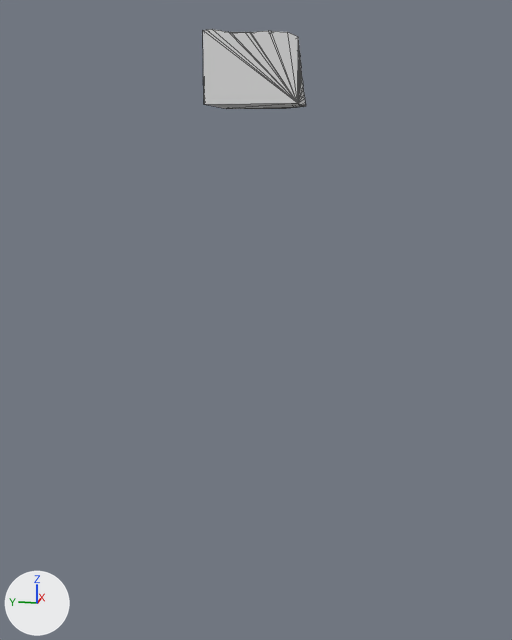
Two versions of the glTF model assets/terrain/surface_pieces/surf_39_8.glb, one commit apart.
Before and after are seen from a 50 mm lens placed at (47.0, 59.6, -12.1), pointed at (87.7, 67.7, -22.3). Every picture has the same lights, and +X, +Y and +Z are marked at lower left. The older version comes first. Mesh edges are drawn as thin lines. Where no turn or scale is listed for an object, it has been applied to the vertices.

In view in the first picture: 'geometry_0'.
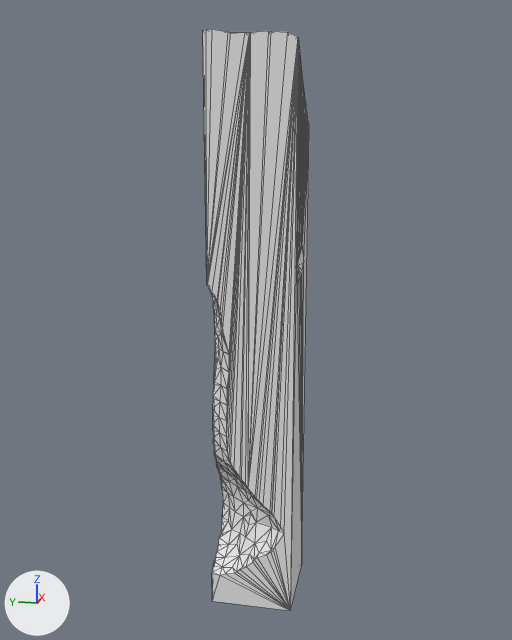
Diff of the bpy script that builds the scene:
```diff
--- a/assets/terrain/surface_pieces/surf_39_8.glb.py
+++ b/assets/terrain/surface_pieces/surf_39_8.glb.py
@@ me_geometry_0 @@
 # used by ob_geometry_0; location = (0.0, 0.0, 0.0)
-me_geometry_0.from_pydata(...)  # 108 vertices, 212 faces; spans x 85.0..90.0, y 65.0..70.0, z -10.0..-6.3
+me_geometry_0.from_pydata(...)  # 305 vertices, 606 faces; spans x 85.0..90.0, y 65.0..70.0, z -40.0..-6.3
+# me_geometry_0 part 1
+# 9 vertices are removed from x 85.0..90.0, y 65.0..70.0, z -10.0
+# 72 faces are deleted
+# 2 vertices move from x 88.4..89.83, y 65.13..66.34, z -10.0 to x 88.38..90.0, y 65.0..66.23, z -10.13..-10.1
+# 206 vertices are added at x 85.0..90.0, y 65.0..70.0, z -40.0..-10.2
+# 466 new faces join them
```

What differs and where, as boxes [x1, y1, x2, y2] in the pictures (512 x 640 px):
'geometry_0', reshaped (620% taller): before [203, 29, 306, 109]; after [203, 29, 309, 611]
